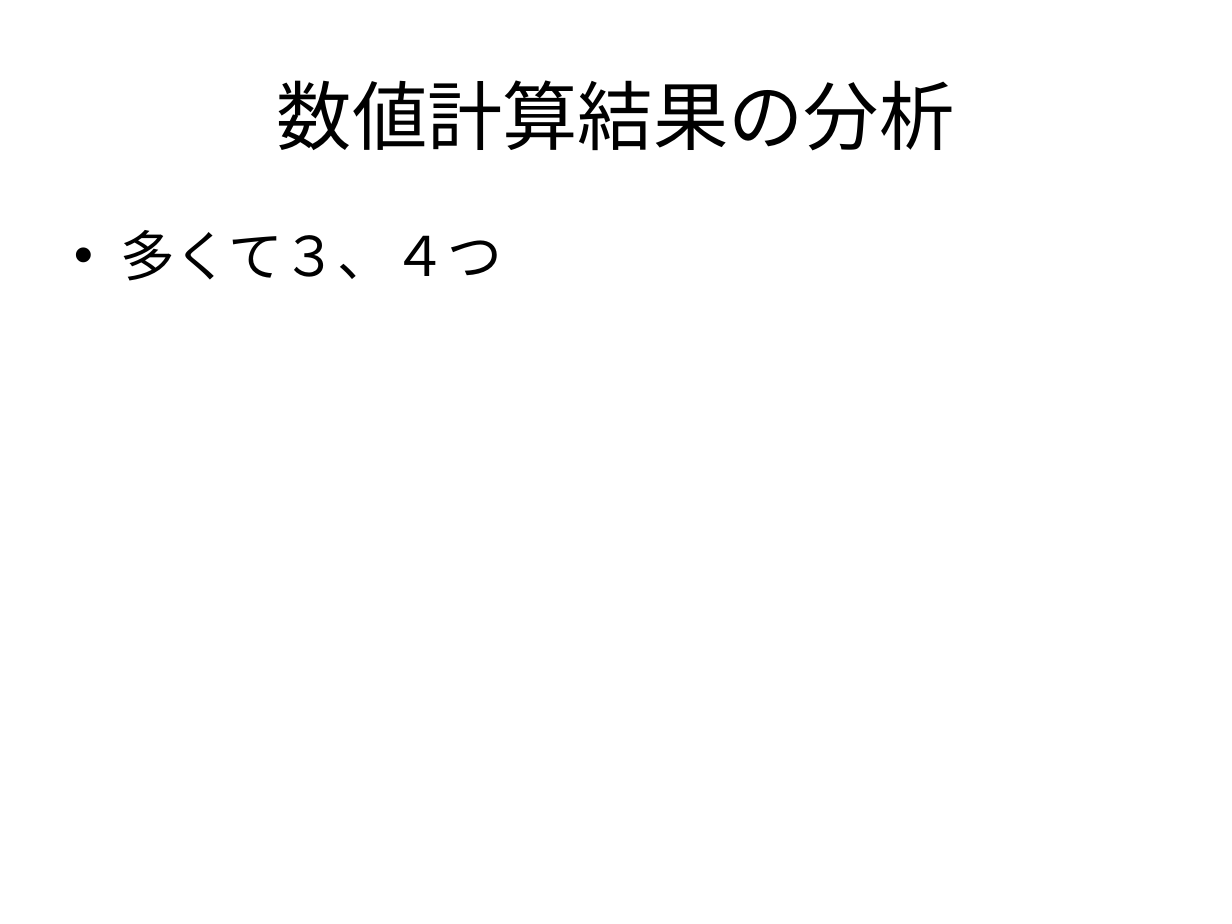
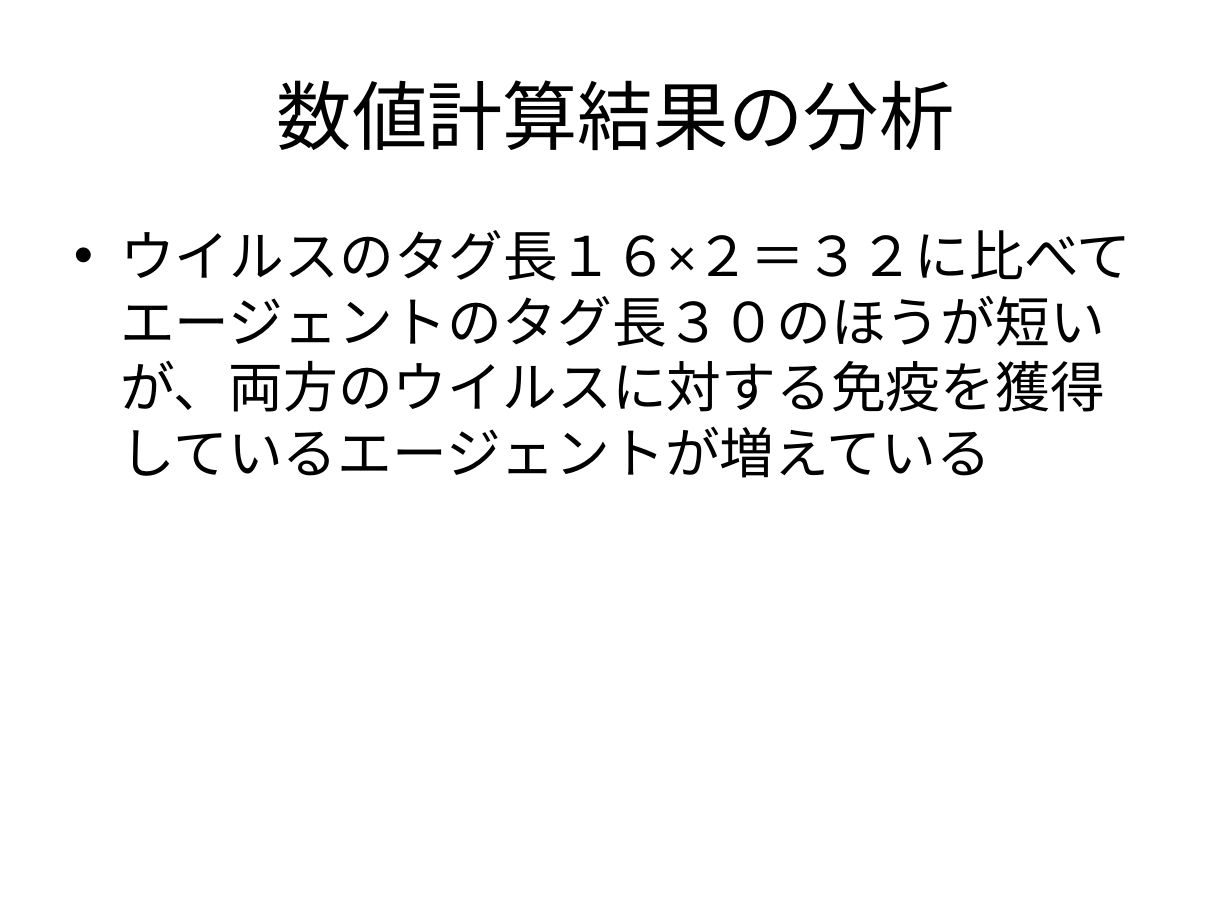
Before and after one commit to nkud/Research-BB, a slide deck: slide 15 of ppt/卒業研究.pptx (slide 13 before the commit). Drawn at 1232x924 pixels with LibreOffice and Linux fonts; fonts in the diff are those of the drawing. Boxes give left, top, right and bottom in pixels: in the first picture for what was removed or moved away, otherwise in the second. Text is boxed around its words. In the diff, an @@ line names an element or a change of style, - is before the commit and + after.

```diff
--- a/ppt/卒業研究.pptx
+++ b/ppt/卒業研究.pptx
@@ text at <box>120,230,1132,478</box>: text changed @@
-• 多くて３、４つ
+• ウイルスのタグ長１６×２＝３２に比べてエージェントのタグ長３０のほうが短いが、両方のウイルスに対する免疫を獲得しているエージェントが増えている
```
Also in this commit, not shown: 3 other slides changed, 3 slides added.
